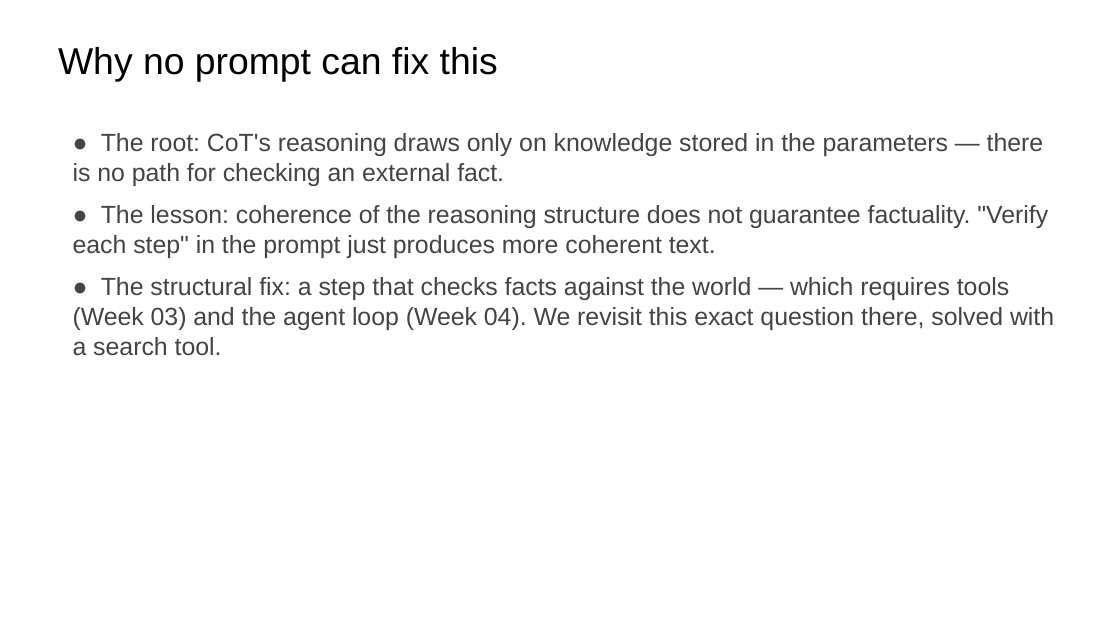
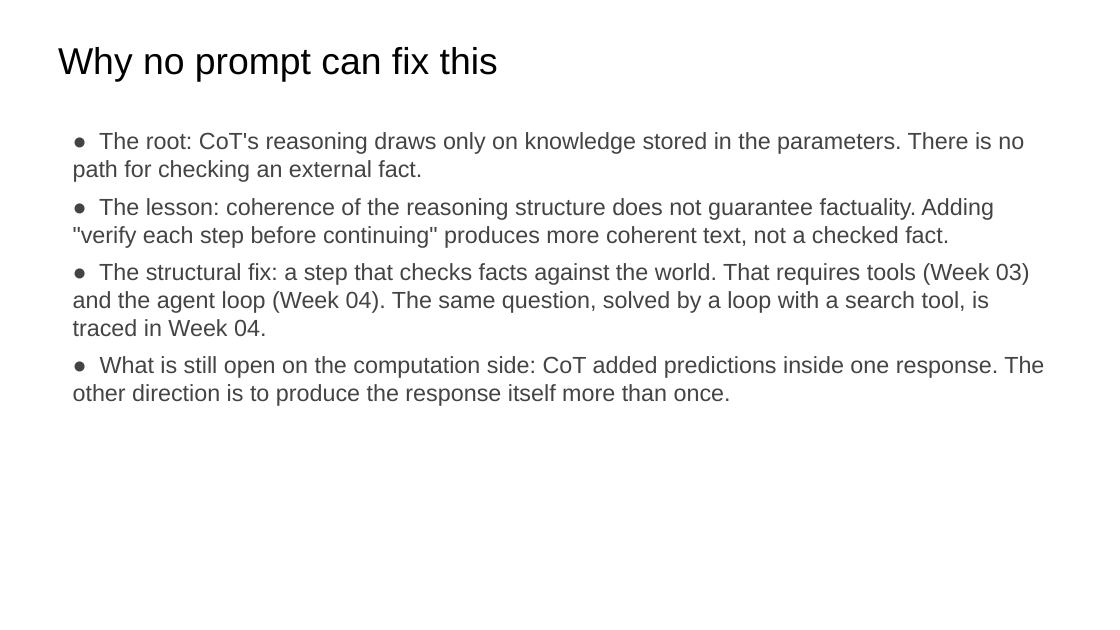
Before and after one commit to ralbu85/stml_2026, a slide deck: slide 20 of lectures/week02/slides-draft-w2.pptx. Drawn at 1120x630 pixels with LibreOffice and Linux fonts; fonts in the diff are those of the drawing. Boxes give left, top, right and bottom in pixels: in the first picture for what was removed or moved away, otherwise in the second. Text is boxed around its words. In the diff, an @@ line names an element or a change of style, - is before the commit and + after.

```diff
--- a/lectures/week02/slides-draft-w2.pptx
+++ b/lectures/week02/slides-draft-w2.pptx
@@ text at box(73, 132, 1044, 406): text changed; size 16 to 15 pt @@
-● The root: CoT's reasoning draws only on knowledge stored in the parameters — there is no path for checking an external fact.
-● The lesson: coherence of the reasoning structure does not guarantee factuality. "Verify each step" in the prompt just produces more coherent text.
-● The structural fix: a step that checks facts against the world — which requires tools (Week 03) and the agent loop (Week 04). We revisit this exact question there, solved with a search tool.
+● The root: CoT's reasoning draws only on knowledge stored in the parameters. There is no path for checking an external fact.
+● The lesson: coherence of the reasoning structure does not guarantee factuality. Adding "verify each step before continuing" produces more coherent text, not a checked fact.
+● The structural fix: a step that checks facts against the world. That requires tools (Week 03) and the agent loop (Week 04). The same question, solved by a loop with a search tool, is traced in Week 04.
+● What is still open on the computation side: CoT added predictions inside one response. The other direction is to produce the response itself more than once.
```
Also in this commit, not shown: 22 other slides changed, 1 slide added, 1 slide removed, 2 other files.
